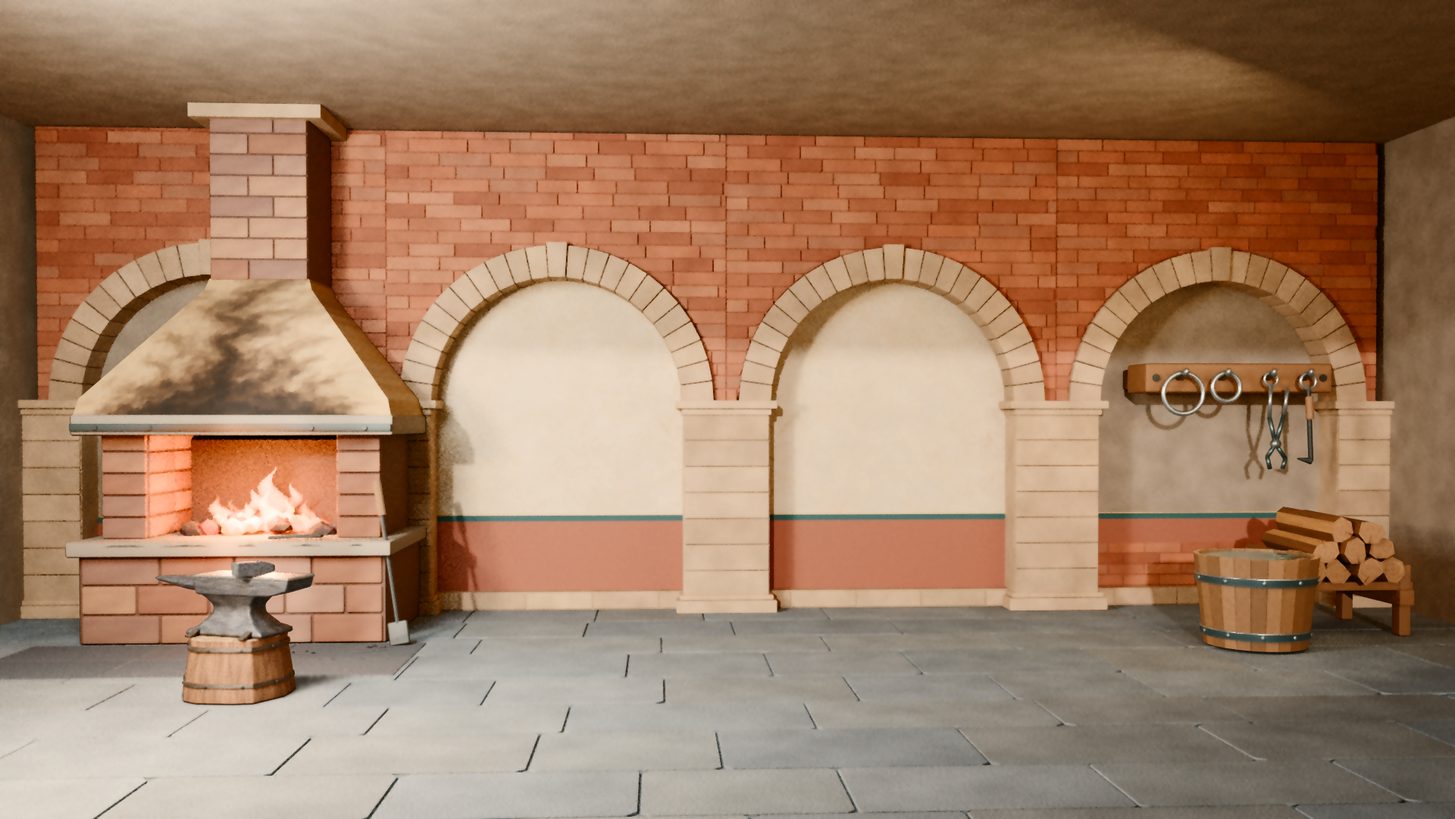
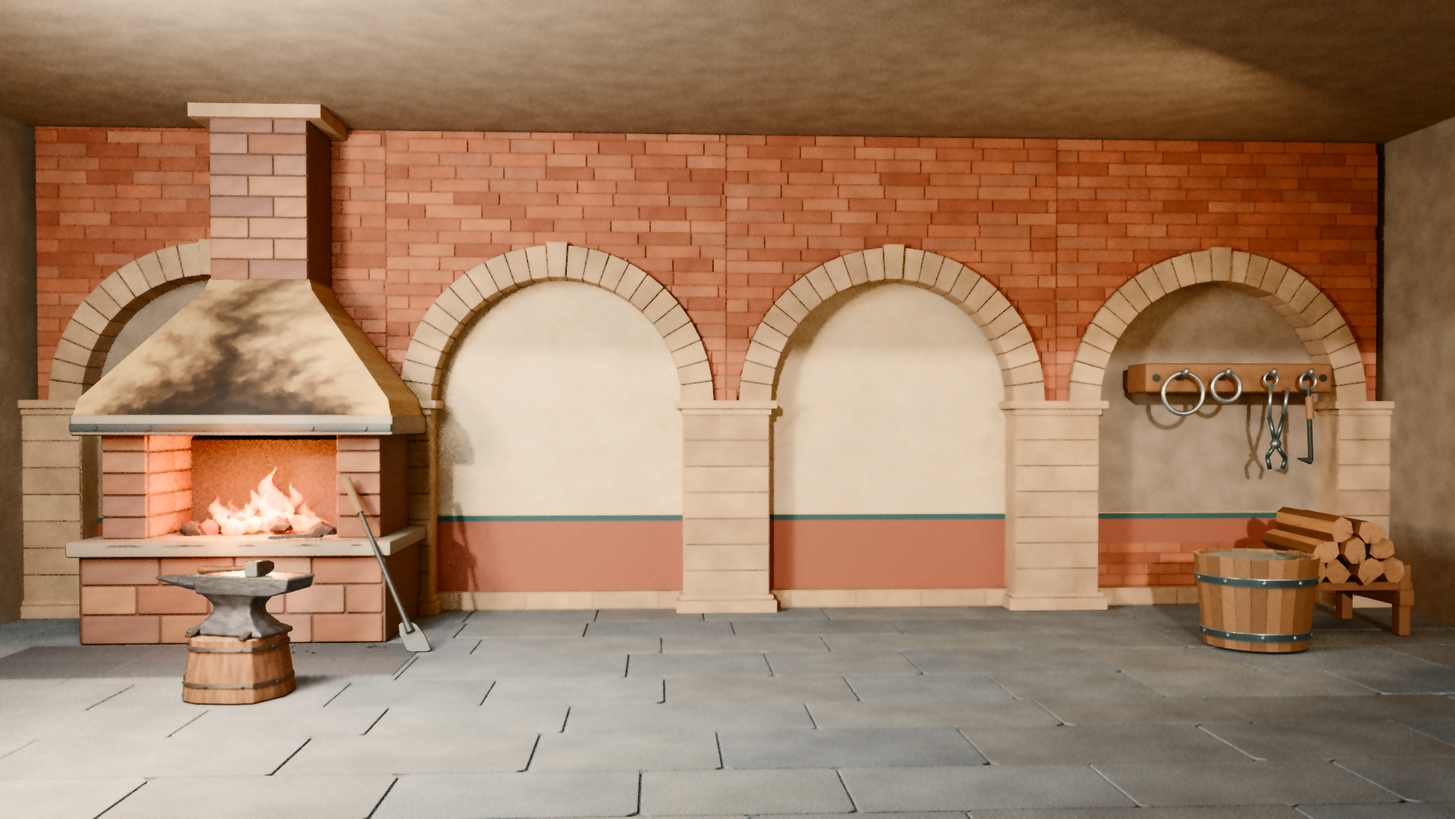
Two versions of the same layered image (1455×819). Layer-by-layer changes:
painted on "暖调与明暗对比" over <box>187,463,473,698</box>
painted on "铁砧与木墩" over <box>187,558,316,698</box>
painted on "铁砧与墩座投影" over <box>187,608,473,698</box>
painted on "锻炉与炉火" over <box>325,463,433,653</box>
painted on "炉光与道具在建筑上的投影" over <box>325,463,453,670</box>
